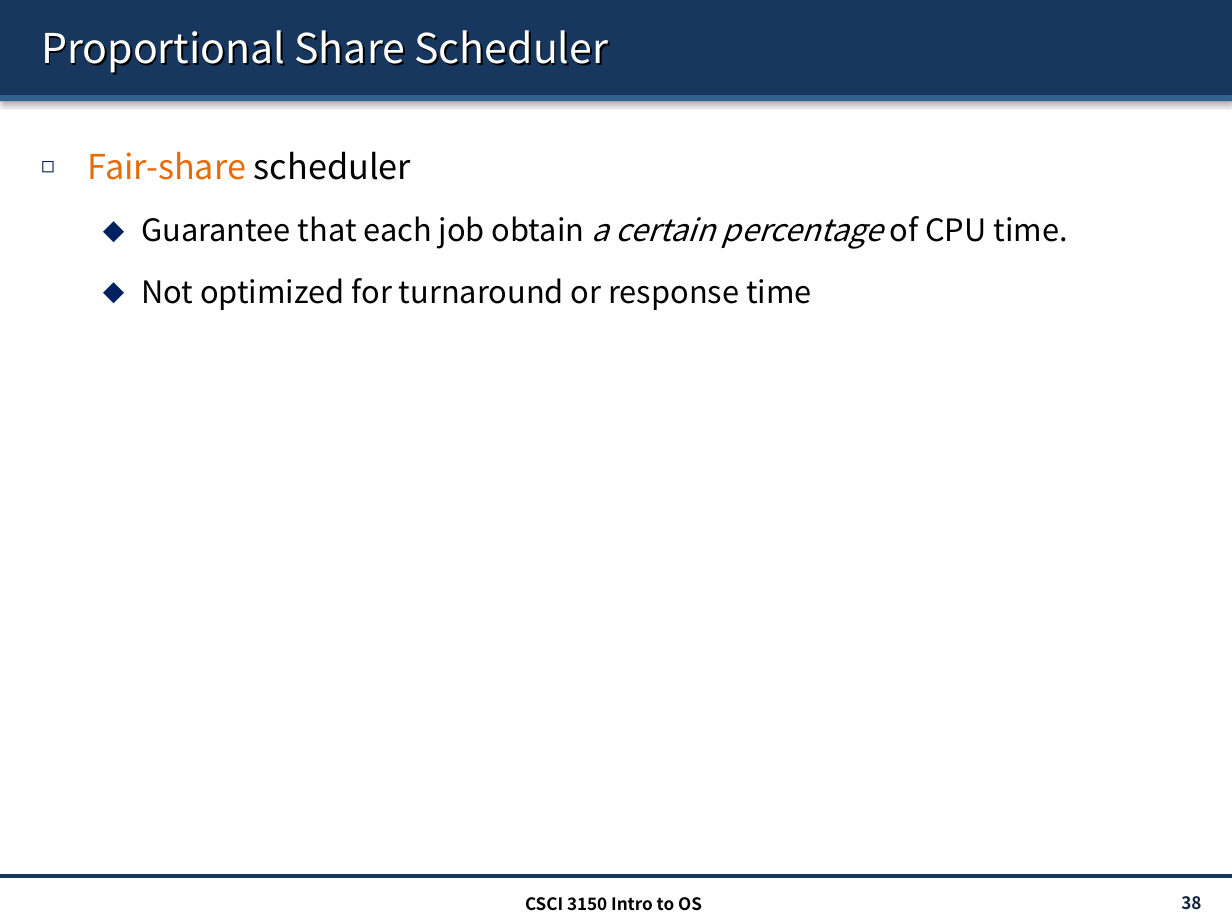
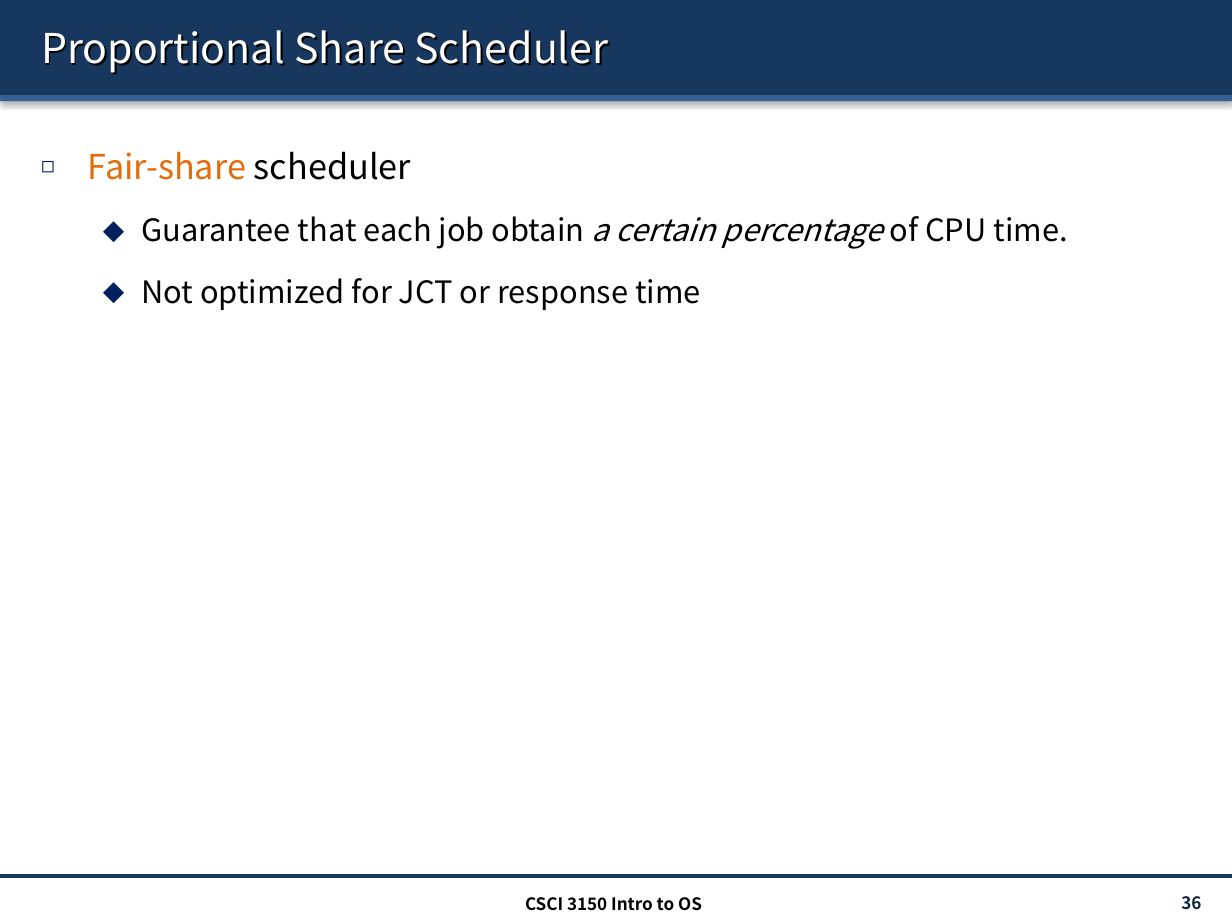
Before and after one commit to henryhxu/CSCI3150, a slide deck: slide 36 of lecture/lec9_sched.pptx (slide 38 before the commit). Drawn at 1232x924 pixels with LibreOffice and Linux fonts; fonts in the diff are those of the drawing. Boxes give left, top, right and bottom in pixels: in the first picture for what was removed or moved away, otherwise in the second. Text is boxed around its words. In the diff, an @@ line names an element or a change of style, - is before the commit and + after.

```diff
--- a/lecture/lec9_sched.pptx
+++ b/lecture/lec9_sched.pptx
@@ text at [141,278,701,310]: text changed @@
-  ⬥ Not optimized for turnaround or response time
+  ⬥ Not optimized for JCT or response time
@@ page number at [1181,896,1201,910]: text changed @@
-38
+36
```
Also in this commit, not shown: 9 other slides changed, 2 slides removed, 1 other file.
